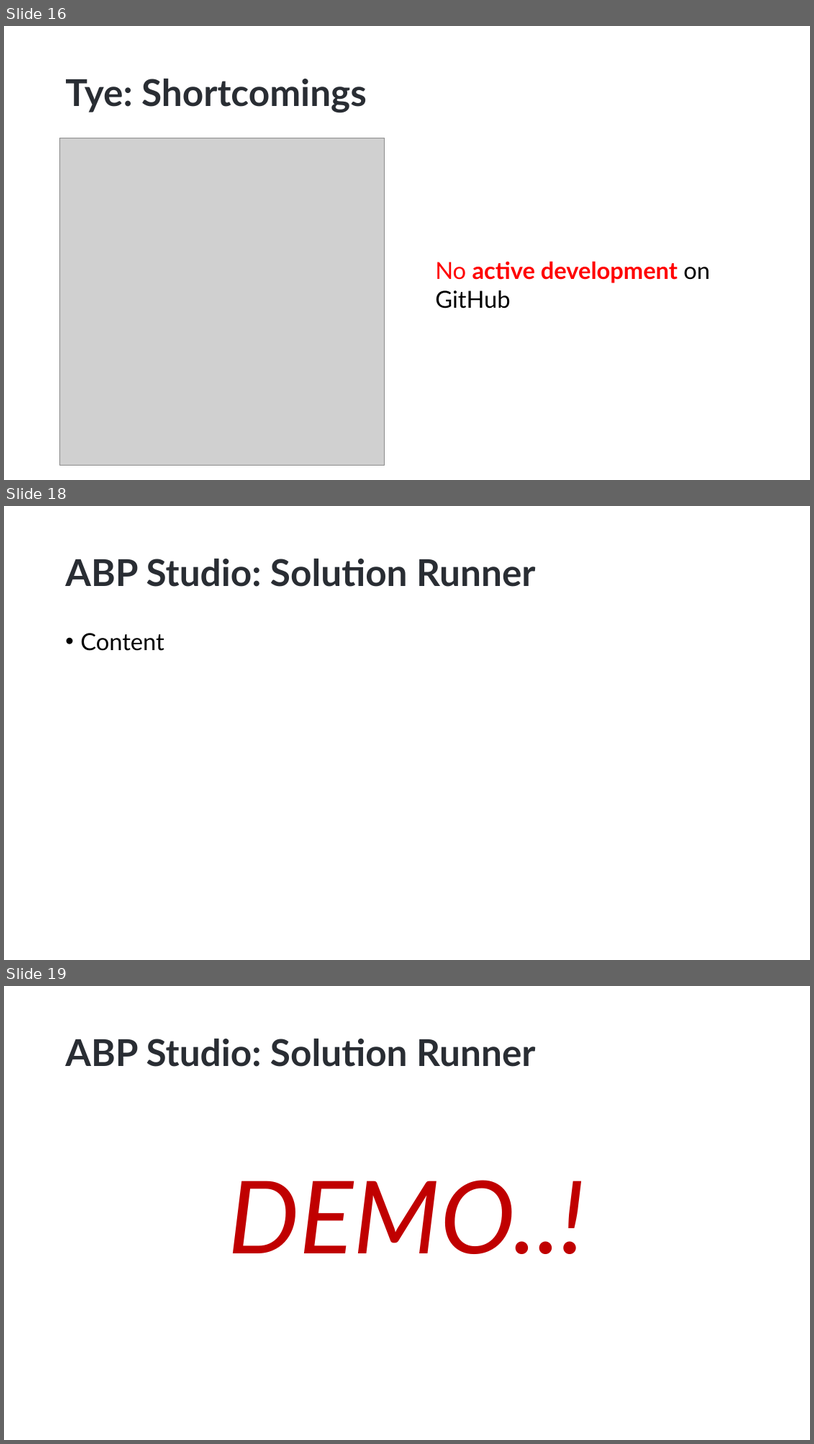
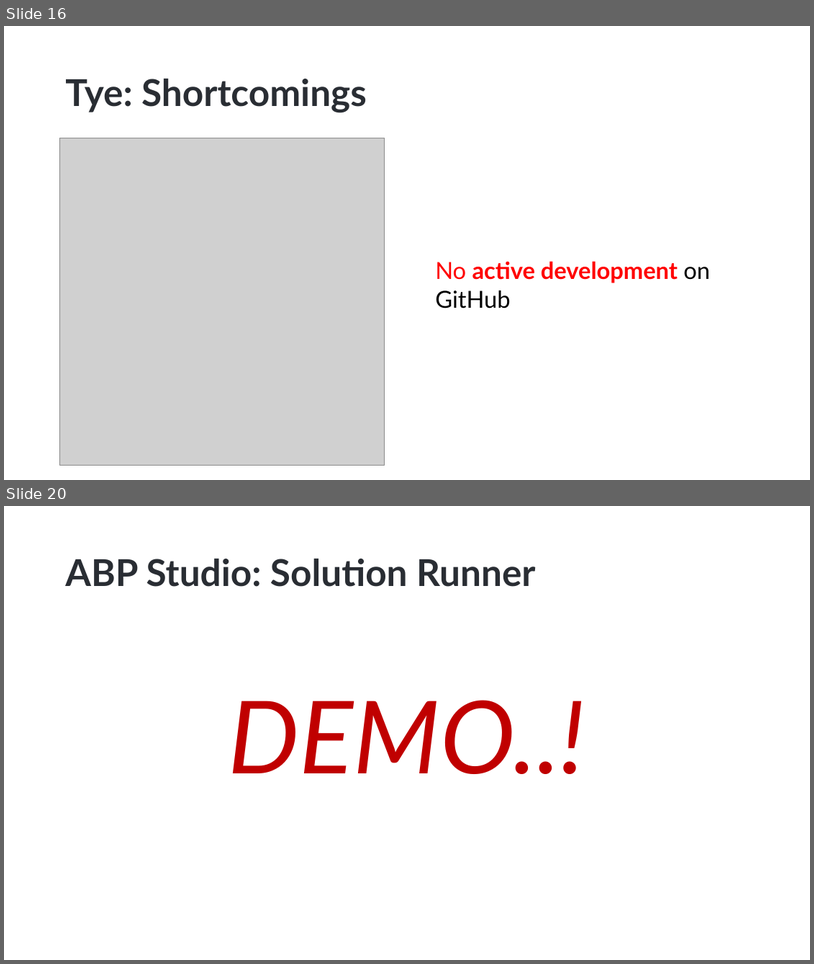
Before and after one commit to hikalkan/presentations, a slide deck: 2023-05-10 ABP Conf 2023 Developing with Kubernetes/Developing with Kubernetes.pptx. Shown one above the other, each under a label of ours: slides 16, 18 and 19 before the commit, slides 16 and 20 after it; the slides between them are not shown. The pictures are 814x1444 and 814x964 pixels, drawn with LibreOffice and Linux fonts; fonts in the diff are those of the drawing; grey boxes stand for pictures; background and template pictures are left out. Boxes give left, top, right and bottom in pixels: in the first picture for what was removed or moved away, otherwise in the second. Text is boxed around its words. In the diff, an @@ line names an element or a change of style, - is before the commit and + after.

```diff
--- a/2023-05-10 ABP Conf 2023 Developing with Kubernetes/Developing with Kubernetes.pptx
+++ b/2023-05-10 ABP Conf 2023 Developing with Kubernetes/Developing with Kubernetes.pptx
@@ slide 18 removed at (x1=4, y1=506, x2=810, y2=960), background picture (left out) @@
@@ title removed at (x1=65, y1=559, x2=535, y2=587) @@
-ABP Studio: Solution Runner
@@ text removed at (x1=80, y1=633, x2=164, y2=651) @@
-• Content
@@ what was slide 19 is now slide 20 @@
```
Also in this commit, not shown: 2 slides changed, 2 slides added.
